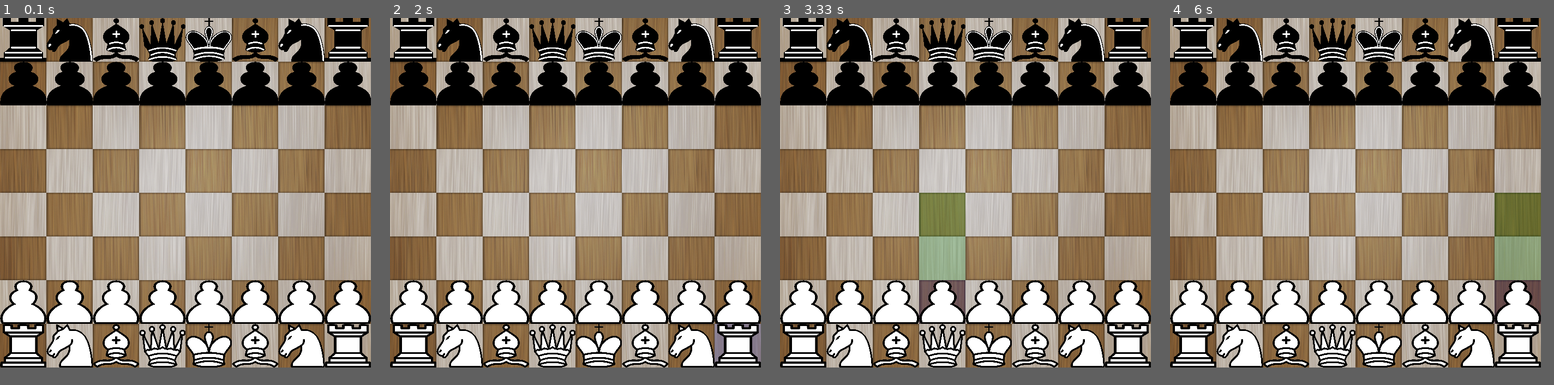
Above: before the commit, frames 1-4 (left to right).
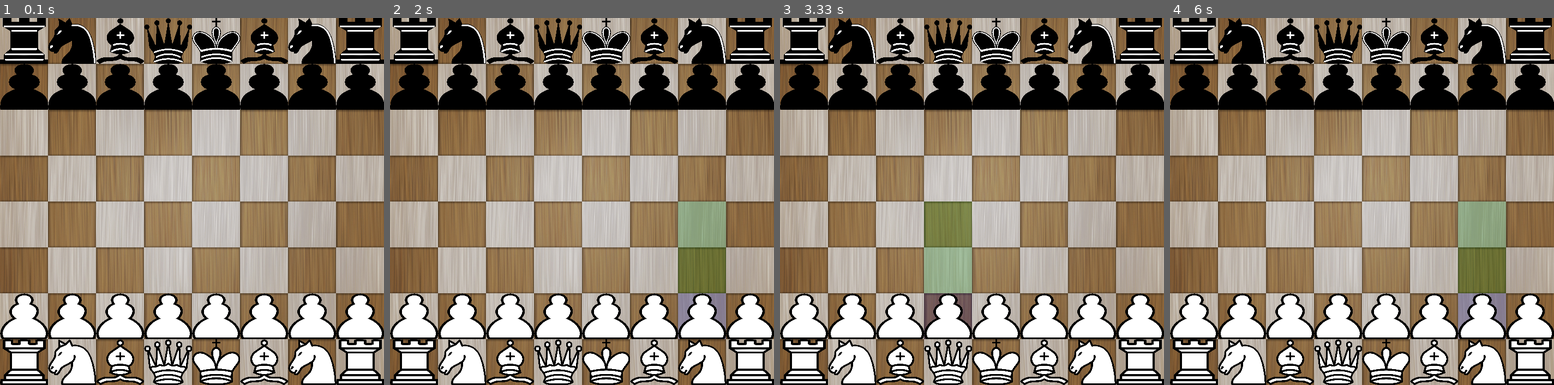
Above: after the commit, the same moments.

Repository: davidcoh464/Chess-pygame
Game: pygame game, started from chess_gui.py
The game is run twice, just before and just after one commit, with the same random seed, the same clock (stepped at 60 frames per second) and the same inputs.
Inputs (mouse positions are in pixels of both pictures, inside the frame that each line leads up to):
- Up to frame 1 (0.1 s): no input
- Up to frame 2 (2 s): click (724, 329) at 1.88 s
- Up to frame 3 (3.33 s): move the mouse to (979, 80) at 2.17 s; click (979, 80) at 2.35 s; click (952, 296) at 2.95 s
- Up to frame 4 (6 s): move the mouse to (1507, 340) at 3.37 s; click (1507, 340) at 3.73 s; move the mouse to (1308, 124) at 4.23 s; click (1308, 124) at 4.65 s; move the mouse to (1496, 296) at 5.2 s; click (1496, 296) at 5.65 s
In our replay, the window is 680x640 before the commit and 704x672 after it. These sizes can differ from the game's own. Grey fills any space a smaller window leaves; there, only what the larger window draws over its background counts as a difference.

The runs differ from the first frame. In frame 1, 46% of the frame differs, in the area x 0-100%, y 0-100%; in frame 2, 48%; in frame 3, 46%; in frame 4, 50%.

Commit message:
add chess board colors plate

Diff:
--- a/const.py
+++ b/const.py
@@ -1,4 +1,4 @@
-WIN_WIDTH, WIN_HEIGHT = 680, 640
+WIN_WIDTH, WIN_HEIGHT = 704, 672
 DIMENSION = 8
 # The size of each squares in the board
 SQ_SIZE = (WIN_WIDTH // DIMENSION, WIN_HEIGHT // DIMENSION)
@@ -9,7 +9,16 @@
           'white_r', 'white_n', 'white_b', 'white_q', 'white_k', 'white_p']
 
 # Colors
-WHITE = (255, 255, 255)
-GRAY = (80, 80, 80)
+WHITE = (240, 232, 223)
 BLUE = (0, 0, 128)
 GREEN = (0, 128, 0)
+
+LIME_GREEN = (50, 150, 50)
+DARK_GRAY = (70, 70, 70)
+GREEN_GRAY = (50, 100, 80)
+BLUE_GRAY = (21, 111, 121)
+RED = (180, 22, 28)
+BROWN = (139, 69, 19)
+OLIVE = (128, 128, 0)
+DARK_PURPLE = (160, 0, 210)
+ORANGE = (180, 130, 20)
Not shown, added: Board colors/colorPlate.html
